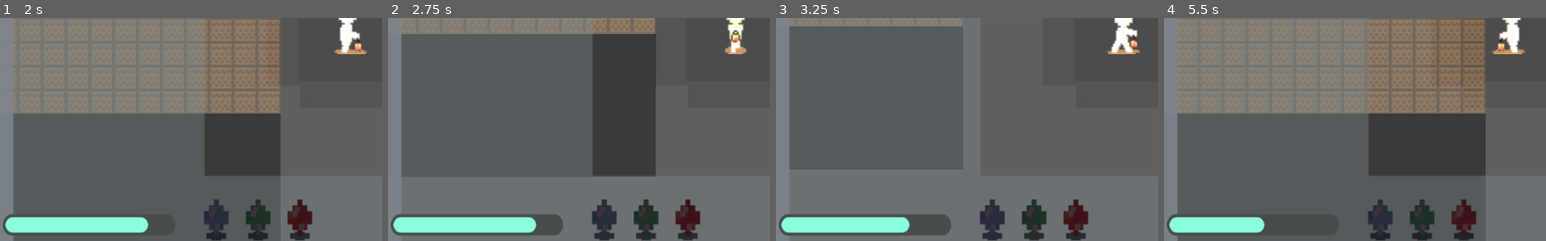
Above: before the commit, frames 1-4 (left to right).
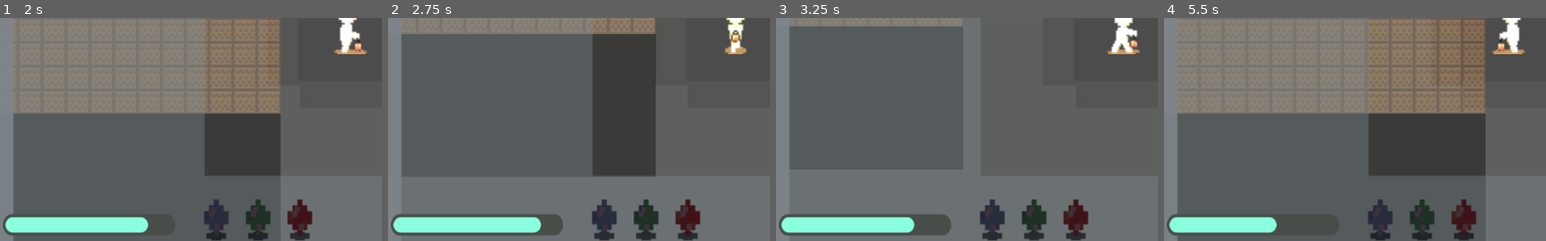
Above: after the commit, the same moments.

Repository: TheRealGecko/Roots
Game: Godot game, scene res://menu.tscn
Two runs of this game, one before a commit and one after it. Both use one fixed random seed, a clock stepped at 60 frames per second and the inputs below. The project has no main scene, so this scene is started directly.
Inputs (mouse positions are % of the whole screen's width and height, from its top left):
- Up to frame 1 (2 s): click "Start" at 0.5 s; tap Enter at 1.25 s; move the mouse to (72, 45) at 1.27 s; hold Right (right_arrow) from 1.28 s (still down); hold Shift (shift) from 1.28 s (still down)
- Up to frame 2 (2.75 s): move the mouse to (30, 55) at 2.02 s; release Right (right_arrow) at 2.03 s; release Shift (shift) at 2.03 s; hold Down (down_arrow) from 2.03 s (still down); tap Shift (shift) at 2.1 s
- Up to frame 3 (3.25 s): move the mouse to (60, 28) at 2.77 s; release Down (down_arrow) at 2.78 s; hold Right (right_arrow) from 2.78 s (still down); hold Shift (shift) from 2.78 s (still down)
- Up to frame 4 (5.5 s): move the mouse to (45, 70) at 3.52 s; release Right (right_arrow) at 3.53 s; release Shift (shift) at 3.53 s; hold Up (up_arrow) 3.53-4.28 s; tap Shift (shift) at 3.6, 5.1 s; move the mouse to (80, 65) at 4.27 s; hold Shift (shift) 4.28-5.03 s; hold Left (left_arrow) from 4.28 s (still down); move the mouse to (20, 35) at 5.02 s
The pictures show only the part of the screen within x 4-54%, y 47-97%; the shares and areas given below are measured in that part.

Frame 1 is identical in both runs. In frame 2, 0.1% of the frame differs, in the area x 37-41%, y 89-97%; in frame 3, 0.1%; in frame 4, 0.3%, in the area x 24-30%, y 89-97%.

Commit message:
you can die now lol just no death screen

Diff:
--- a/Beaver.gd
+++ b/Beaver.gd
@@ -53,6 +53,10 @@
 
 		velocity = beaver.move_and_slide(direction * speed)
 
+	for i in beaver.get_slide_count():
+		if beaver.get_slide_collision(i).collider.name == "Player":
+			print("DEADD")
+
 
 func get_target_path(target_pos):
 	path = nav.get_simple_path(global_position, target_pos, false)
--- a/Player.gd
+++ b/Player.gd
@@ -73,7 +73,7 @@
 		else:
 			speed = 150
 	elif $Bar/ProgressBar.value < 100:
-			$Bar/ProgressBar.value += 0.08
+			$Bar/ProgressBar.value += 0.15
 
 	if Input.is_action_just_released("shift"):
 		speed = 150
